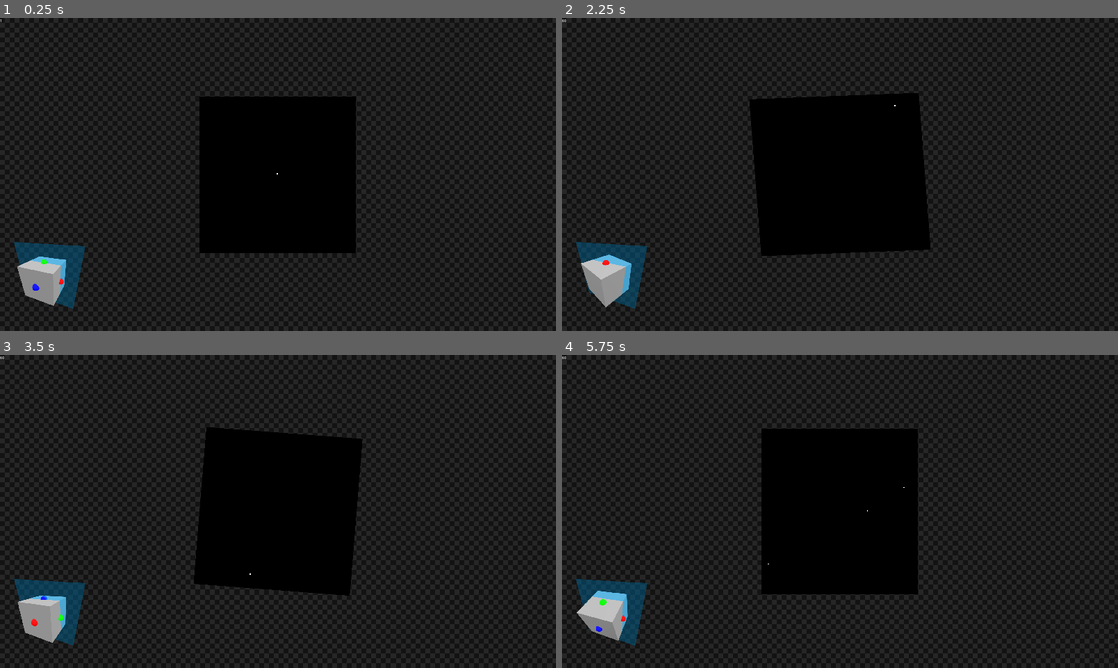
Above: before the commit, frames 1-4 (two rows, left to right).
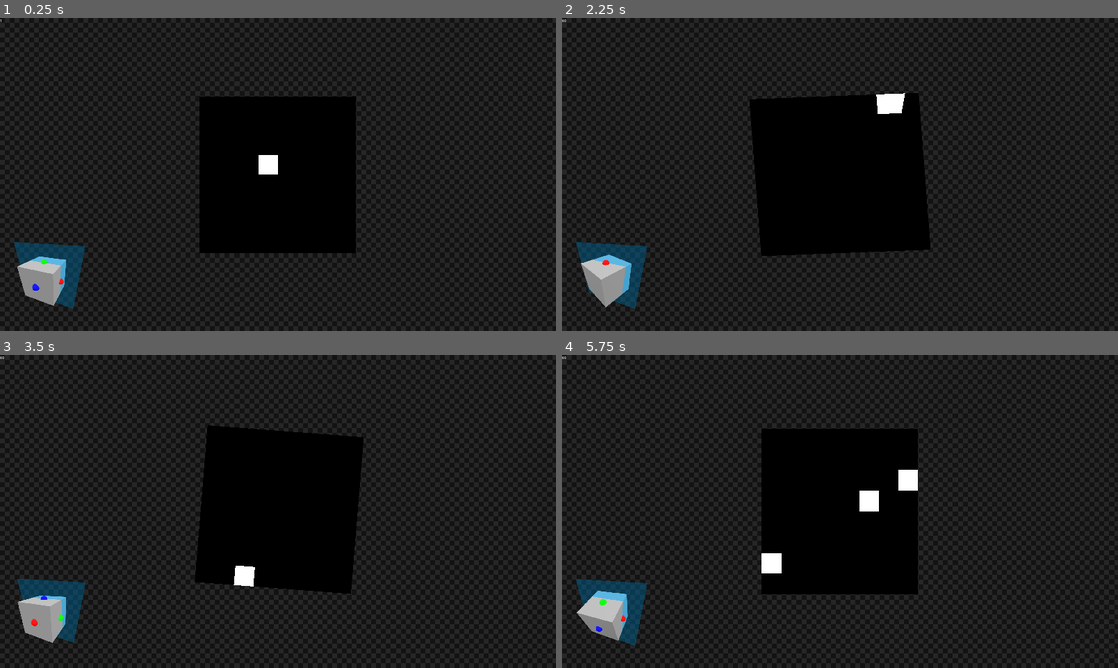
Above: after the commit, the same moments.

Repository: Z53-INCOMING/krita-3d
Game: Godot game, scene res://program.tscn
The game is run twice, just before and just after one commit, with the same random seed, the same clock (stepped at 60 frames per second) and the same inputs.
Inputs (mouse positions are in pixels of both pictures, inside the frame that each line leads up to):
- Up to frame 1 (0.25 s): no input
- Up to frame 2 (2.25 s): tap Enter at 0.5 s; move the mouse to (962, 158) at 0.52 s; press the mouse at (962, 158) at 0.53 s; hold D (rotate right) 0.53-1.28 s; tap Shift (shift, bound only after the commit) at 0.8, 1.35 s; move the mouse to (728, 190) at 1.27 s; release the mouse at (728, 190) at 1.28 s; hold S (rotate down) 1.28-2.03 s; click (728, 190) at 1.55 s; move the mouse to (895, 105) at 2.02 s; press the mouse at (895, 105) at 2.03 s; hold D (rotate right) from 2.03 s (still down)
- Up to frame 3 (3.5 s): tap Shift (shift, bound only after the commit) at 2.3 s; move the mouse to (250, 574) at 2.77 s; release D (rotate right) at 2.78 s; release the mouse at (250, 574) at 2.78 s; hold W (rotate up) from 2.78 s (still down); tap Mouse wheel down (scroll_down) at 2.85 s; click (250, 574) at 3.05 s
- Up to frame 4 (5.75 s): move the mouse to (1006, 558) at 3.52 s; release W (rotate up) at 3.53 s; hold Shift (shift, bound only after the commit) 3.53-4.28 s; hold A (rotate left) 3.53-5.03 s; tap Mouse wheel up (scroll_up) at 3.6 s; move the mouse to (673, 464) at 4.27 s; tap X (x axis) at 4.35 s; click (673, 464) at 4.55 s; move the mouse to (867, 511) at 5.02 s; hold S (rotate down) from 5.03 s (still down); hold Shift (shift, bound only after the commit) from 5.03 s (still down); tap Y (y axis) at 5.1 s

The runs differ from the first frame. In frame 1, 0.2% of the frame differs, in the area x 46-50%, y 43-50%; in frame 2, 0.3%; in frame 3, 0.6%; in frame 4, 0.7%, in the area x 35-64%, y 36-70%.

Commit message:
attempted undo redo system
failed miserably

Diff:
--- a/program.gd
+++ b/program.gd
@@ -17,16 +17,21 @@
 var image: Image
 
 # Max is 128
-var image_size := 128
+var image_size := 8
 
 var old_integer_mouse_coord: Vector2i
 
 var brush_color := Color.WHITE
 
+var past_images: Array[Image]
+
+var point_in_history := 0
+
 func _ready():
 	image = Image.create_empty(image_size, image_size * image_size, false, Image.FORMAT_RGBA8)
 	image.fill(Color.BLACK)
 	update_image()
+	past_images.append(image.duplicate(true))
 	screen.material.set_shader_parameter("z_width", image_size)
 
 func _process(delta):
@@ -75,9 +80,37 @@
 	if Input.is_action_pressed("paint"):
 		if old_integer_mouse_coord != calculate_integer_mouse_coordinate(mouse_position_3d):
 			color_pixel(mouse_position_3d, brush_color)
+			old_integer_mouse_coord = calculate_integer_mouse_coordinate(mouse_position_3d)
 			update_image()
+	if Input.is_action_just_released("paint"):
+		point_in_history += 1
+		past_images.insert(point_in_history, image.duplicate(true)) # save in case of undo
+		while past_images.size() <= point_in_history:
+			past_images.remove_at(-1)
 
-	old_integer_mouse_coord = calculate_integer_mouse_coordinate(mouse_position_3d)
+	if past_images.size() > 16:
+		past_images.remove_at(0)
+		point_in_history -= 1
+
+	if Input.is_action_just_pressed("undo") and !Input.is_action_pressed("shift"):
+		if !past_images.is_empty():
+			point_in_history -= 1
+			if point_in_history > -1:
+				image = past_images[point_in_history]
+				update_image()
+			else:
+				point_in_history = 0
+
+	if Input.is_action_just_pressed("redo"):
+		if !past_images.is_empty():
+			point_in_history += 1
+			if point_in_history < past_images.size():
+				image = past_images[point_in_history]
+				update_image()
+			else:
+				point_in_history = past_images.size() - 1
+				image = past_images[-1]
+				update_image()
 
 func color_pixel(mouse_position_3d: Vector3, color: Color) -> void:
 	image.set_pixelv(calculate_integer_mouse_coordinate(mouse_position_3d), color)
--- a/project.godot
+++ b/project.godot
@@ -74,6 +74,22 @@
 "events": [Object(InputEventKey,"resource_local_to_scene":false,"resource_name":"","device":-1,"window_id":0,"alt_press …(192 unchanged characters)…
 ]
 }
+undo={
+"deadzone": 0.5,
+"events": [Object(InputEventKey,"resource_local_to_scene":false,"resource_name":"","device":-1,"window_id":0,"alt_pressed":false,"shift_pressed":false,"ctrl_pressed":true,"meta_pressed":false,"pressed":false,"keycode":0,"physical_keycode":90,"key_label":0,"unicode":0,"location":0,"echo":false,"script":null)
+]
+}
+redo={
+"deadzone": 0.5,
+"events": [Object(InputEventKey,"resource_local_to_scene":false,"resource_name":"","device":-1,"window_id":0,"alt_pressed":false,"shift_pressed":true,"ctrl_pressed":true,"meta_pressed":false,"pressed":false,"keycode":0,"physical_keycode":90,"key_label":0,"unicode":0,"location":0,"echo":false,"script":null)
+, Object(InputEventKey,"resource_local_to_scene":false,"resource_name":"","device":-1,"window_id":0,"alt_pressed":false,"shift_pressed":false,"ctrl_pressed":true,"meta_pressed":false,"pressed":false,"keycode":0,"physical_keycode":89,"key_label":0,"unicode":0,"location":0,"echo":false,"script":null)
+]
+}
+shift={
+"deadzone": 0.5,
+"events": [Object(InputEventKey,"resource_local_to_scene":false,"resource_name":"","device":-1,"window_id":0,"alt_pressed":false,"shift_pressed":false,"ctrl_pressed":false,"meta_pressed":false,"pressed":false,"keycode":0,"physical_keycode":4194325,"key_label":0,"unicode":0,"location":0,"echo":false,"script":null)
+]
+}
 
 [rendering]
 
